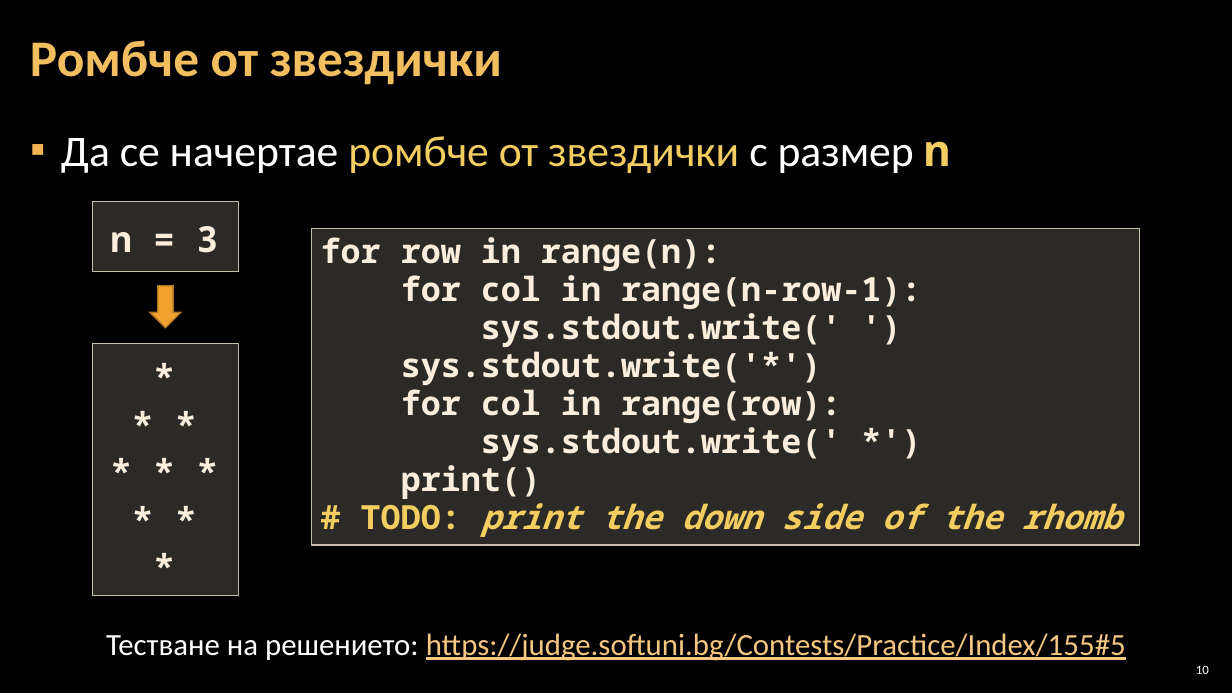
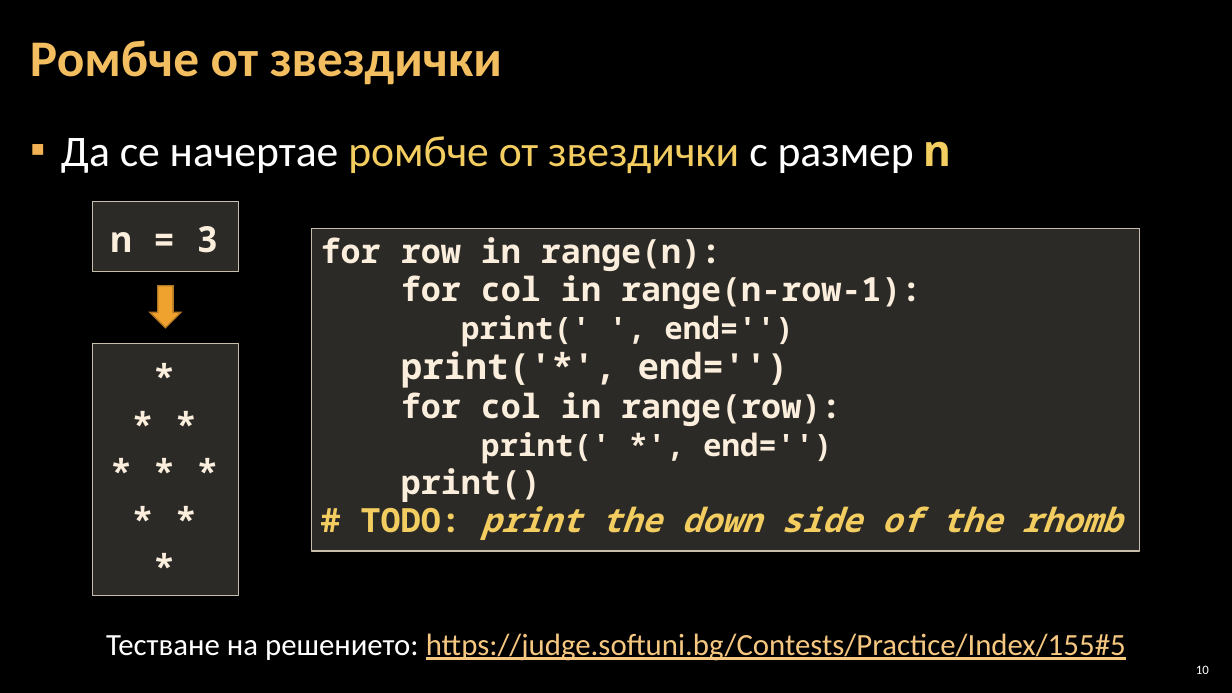
Before and after one commit to Software-University/Python-Basics, a slide deck: slide 10 of Python/6. Drawing-with-Loops/6. Drawing-with-Loops.pptx. Drawn at 1232x693 pixels with LibreOffice and Linux fonts; fonts in the diff are those of the drawing; background and template pictures are left out. Boxes give left, top, right and bottom in pixels: in the first picture for what was removed or moved away, otherwise in the second. Text is boxed around its words. In the diff, an @@ line names an element or a change of style, - is before the commit and + after.

```diff
--- a/Python/6. Drawing-with-Loops/6. Drawing-with-Loops.pptx
+++ b/Python/6. Drawing-with-Loops/6. Drawing-with-Loops.pptx
@@ rectangle "for row in range(n):": place and size @@
-rectangle "for row in range(n):" at [311,228,1140,545]
+rectangle "for row in range(n):" at [311,228,1140,551]
@@ text in rectangle at [401,315,793,388]: text changed; size 26 to 28 pt @@
-sys.stdout.write(' ')
-sys.stdout.write('*')
+print(' ', end='')
+print('*', end='')
@@ text in rectangle at [481,432,832,464]: text changed; size 26 to 24 pt @@
-sys.stdout.write(' *')
+print(' *', end='')
```
Also in this commit, not shown: 11 other slides changed, 12 other files.
